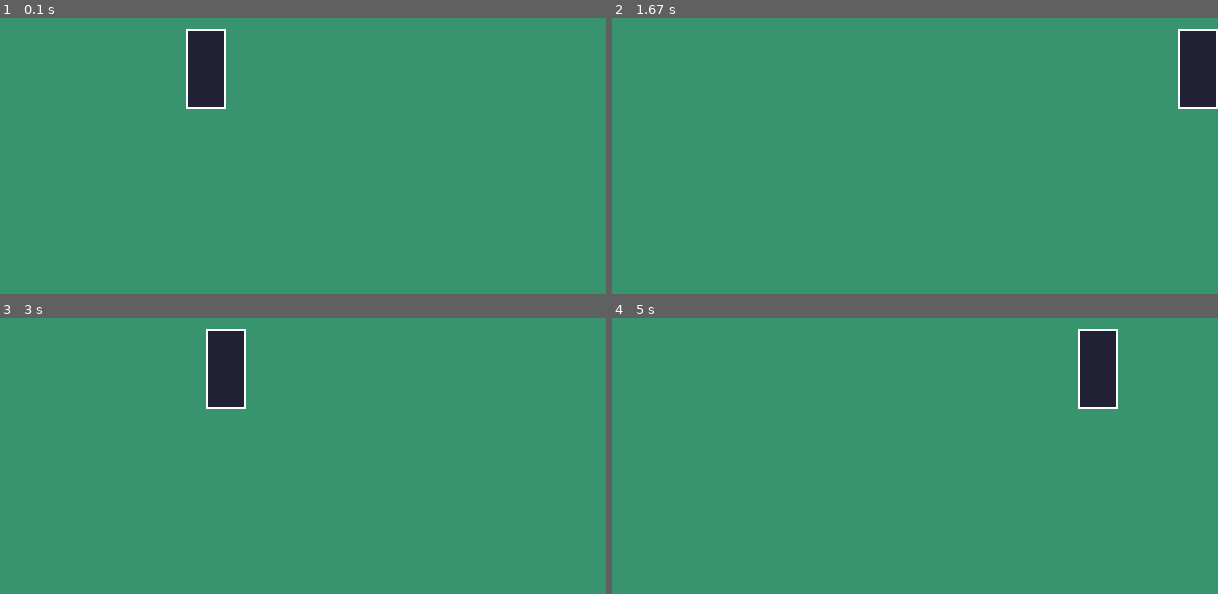
Above: before the commit, frames 1-4 (two rows, left to right).
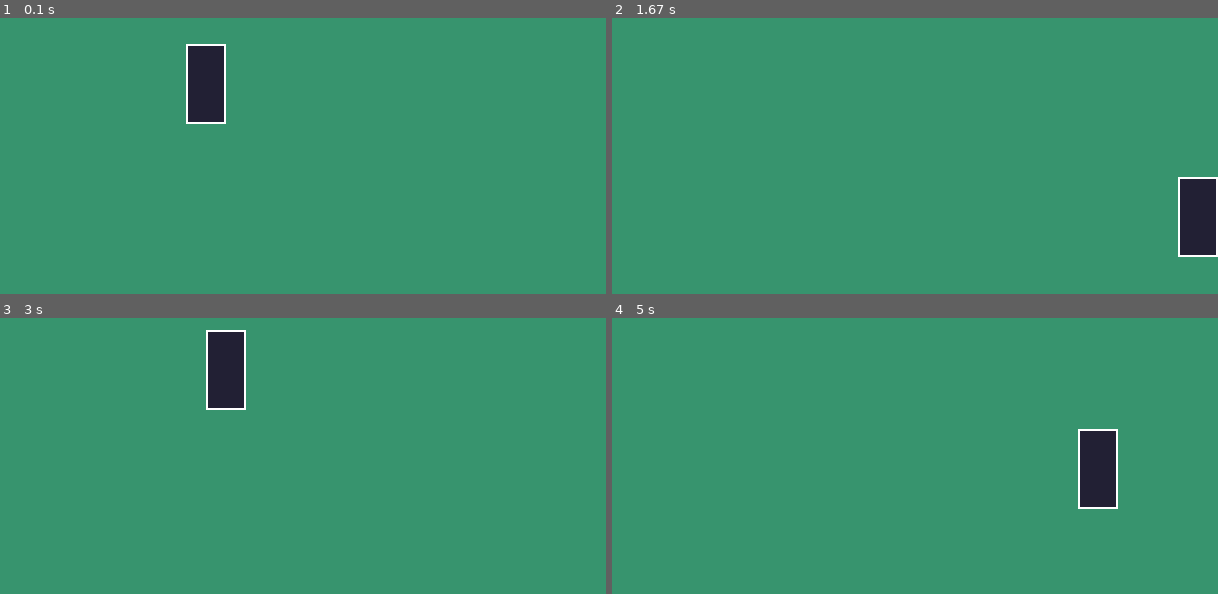
Above: after the commit, the same moments.

Repository: thePotatanata/pygame-platformer
Game: pygame game, started from main.py
Two runs of this game, one before a commit and one after it. Both use one fixed random seed, a clock stepped at 60 frames per second and the inputs below.
Inputs:
- Up to frame 1 (0.1 s): no input
- Up to frame 2 (1.67 s): tap Space at 0.33, 0.73, 1.03, 1.23, 1.53 s; hold D 0.67-1.13 s; hold D 1.17-1.63 s
- Up to frame 3 (3 s): hold A 1.67-2.2 s; tap Space at 1.73, 2.03, 2.3, 2.6, 2.73 s; hold A 2.23-2.63 s; hold D from 2.67 s (still down)
- Up to frame 4 (5 s): tap Space at 3.03, 3.4, 3.7, 3.9, 4.2, 4.4, 4.7, 4.9 s; release D at 3.3 s; hold A 3.33-3.8 s; hold D 3.83-4.3 s; hold D 4.33-4.8 s; hold A from 4.83 s (still down)

The runs differ from the first frame. In frame 1, 0.8% of the frame differs, in the area x 30-38%, y 3-39%; in frame 2, 3.8%, in the area x 93-100%, y 3-87%; in frame 3, less than 0.1%; in frame 4, 3.8%.

Commit message:
added gravity and jumping

Diff:
--- a/main.py
+++ b/main.py
@@ -18,6 +18,9 @@
 clock = pygame.time.Clock()
 FPS = 60
 
+#game variables
+GRAVITY = 1
+
 #colour
 WHITE = (255, 255, 255)
 
@@ -34,6 +37,7 @@
         self.height = 80
         self.rect = pygame.Rect(0, 0, self.width, self.height)
         self.rect.center = (x, y)
+        self.vel_y = 0
         self.flip = False
 
     def move(self):
@@ -50,11 +54,23 @@
             dx = 10
             self.flip = False
 
+        #gravity
+        self.vel_y += GRAVITY
+        dy += self.vel_y
+
         #ensure player doesn't go off the edge of the screen
         if self.rect.left + dx < 0:
             dx = -self.rect.left
         if self.rect.right + dx > SCREEN_WIDTH:
             dx = SCREEN_WIDTH - self.rect.right
+
+        #check collision with ground
+        if self.rect.bottom + dy > SCREEN_HEIGHT:
+            dy = SCREEN_HEIGHT - self.rect.bottom
+            if key[pygame.K_SPACE]:
+                self.vel_y = -20
+            else:
+                self.vel_y = 0
 
         #update rectangle position
         self.rect.x += dx
